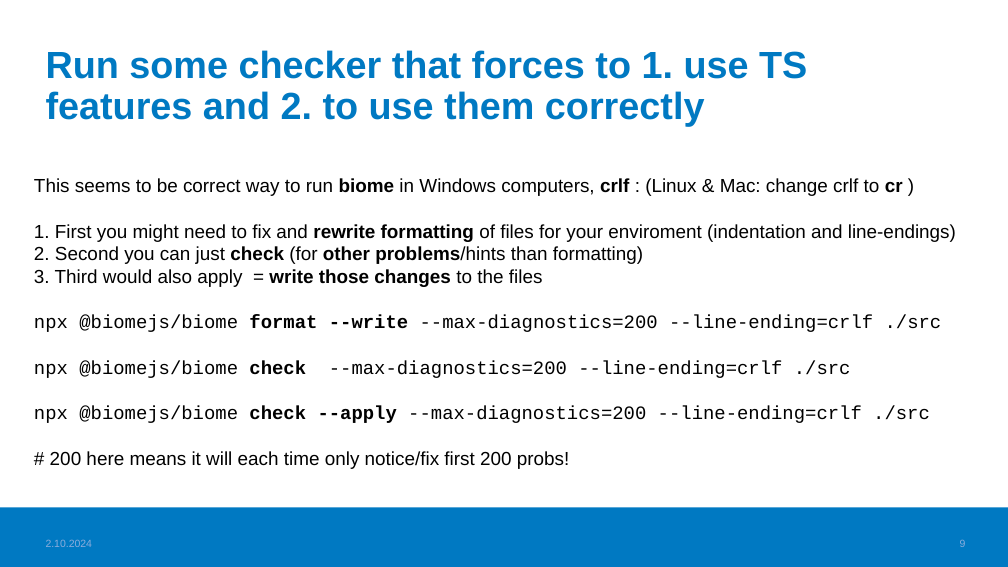
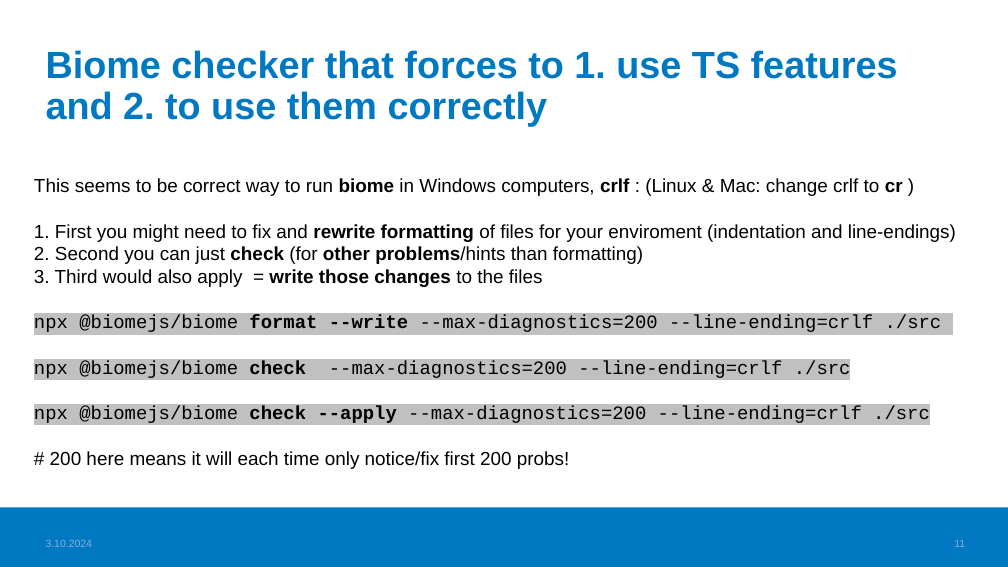
Before and after one commit to valju/JS_ES_Features, a slide deck: slide 11 of TS_basics/TypeScript_usage_understood.pptx (slide 9 before the commit). Drawn at 1008x567 pixels with LibreOffice and Linux fonts; fonts in the diff are those of the drawing; background and template pictures are left out. Boxes give left, top, right and bottom in pixels: in the first picture for what was removed or moved away, otherwise in the second. Text is boxed around its words. In the diff, an @@ line names an element or a change of style, - is before the commit and + after.

```diff
--- a/TS_basics/TypeScript_usage_understood.pptx
+++ b/TS_basics/TypeScript_usage_understood.pptx
@@ title at <box>46,50,898,127</box>: text changed @@
-Run some checker that forces to 1. use TS features and 2. to use them correctly
+Biome checker that forces to 1. use TS features and 2. to use them correctly
@@ text at <box>34,315,942,423</box>: highlight none to #C0C0C0 in "npx @biomejs/biome format --write --max-diagnostics=200 --li ...", "npx @biomejs/biome check --max-diagnostics=200 --line-ending ...", "npx @biomejs/biome check --apply --max-diagnostics=200 --lin ..." @@
@@ page number at <box>954,540,965,547</box>: text changed @@
-9
+11
```
Also in this commit, not shown: 11 other slides changed, 2 slides added, 2 other files.
